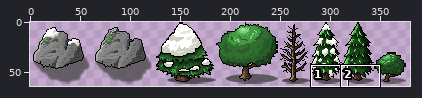
Two versions of one sprite sheet, RTS-android/assets/data/img/textures/objects.png. The picture above shows the old version from afar; the outline marks the close-up.
Close-up. Before the edit:
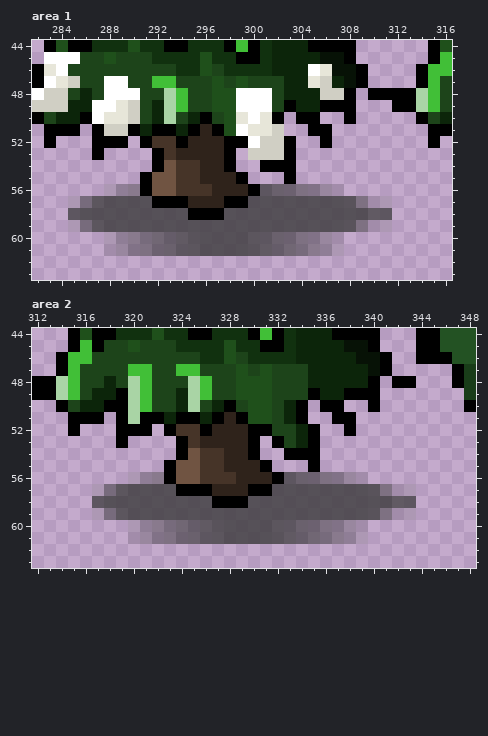
The file is 512x64 pixels. Pixels under 10% opacity are left out. Colours within 5 levels of each other are drawn and written as one. Shown: area 1: x 282..316, y 44..63; area 2: x 312..348, y 44..63. The wide view leaves out empty margins. The commit also changed other parts of the picture, which this record leaves out.
The same view after the edit:
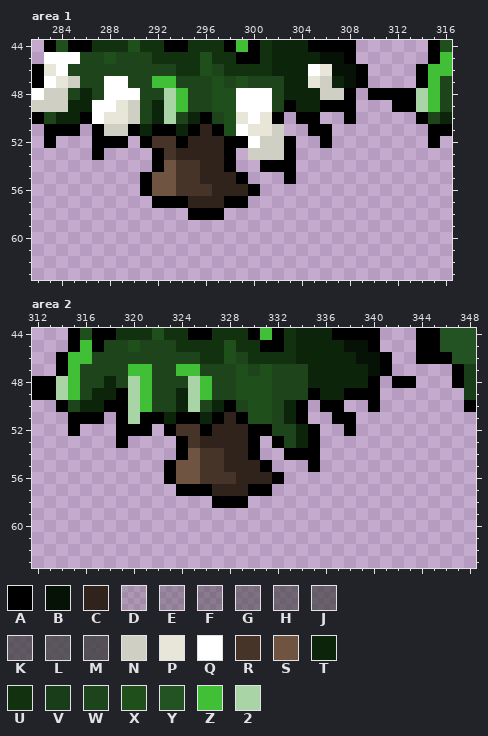
Palette (. is transparent): A #000000  B #071206  C #2f231b  D #3b3b3b2a  E #3b3b3b50  F #3b3b3b6e  G #3b3b3b82  H #3b3b3b9a  J #3b3b3ba7  K #3b3b3bb8  L #3b3b3bc1  M #3b3b3bcc  N #d0cfc4  P #e7e6d9  Q #ffffff  R #463428  S #705442  T #0c250a  U #11310f  V #193d19  W #1d441a  X #1f501b  Y #235223  Z #41bf37  2 #a9d4a5
Edits made:
{"where": "area 1"}
{"y":56,"x":288,"old":"DEF","new":"..."}
{"y":56,"x":301,"old":"KJHGFED","new":"......."}
{"y":57,"x":285,"old":"DGLMMMM","new":"......."}
{"y":57,"x":300,"old":"MMMMMMMMLGDD","new":"............"}
{"y":58,"x":285,"old":"KMMMMMMMMM","new":".........."}
{"y":58,"x":298,"old":"MMMMMMMMMMMMKK","new":".............."}
{"y":59,"x":285,"old":"DGLMMMMMMMMMMMMMMMMMMMMLGDD","new":"..........................."}
{"y":60,"x":288,"old":"DEFGHJKLMMMMLKJHGFED","new":"...................."}
{"y":61,"x":288,"old":"DEFGHJKLMMMMLKJHGFED","new":"...................."}
{"where": "area 2"}
{"y":56,"x":320,"old":"DEF","new":"..."}
{"y":56,"x":333,"old":"KJHGFED","new":"......."}
{"y":57,"x":317,"old":"DGLMMMM","new":"......."}
{"y":57,"x":332,"old":"MMMMMMMMLGDD","new":"............"}
{"y":58,"x":317,"old":"KMMMMMMMMM","new":".........."}
{"y":58,"x":330,"old":"MMMMMMMMMMMMKK","new":".............."}
{"y":59,"x":317,"old":"DGLMMMMMMMMMMMMMMMMMMMMLGDD","new":"..........................."}
{"y":60,"x":320,"old":"DEFGHJKLMMMMLKJHGFED","new":"...................."}
{"y":61,"x":320,"old":"DEFGHJKLMMMMLKJHGFED","new":"...................."}
{"label":"erased","picture_box":[68,184,392,256]}
{"label":"erased","picture_box":[92,472,416,544]}
